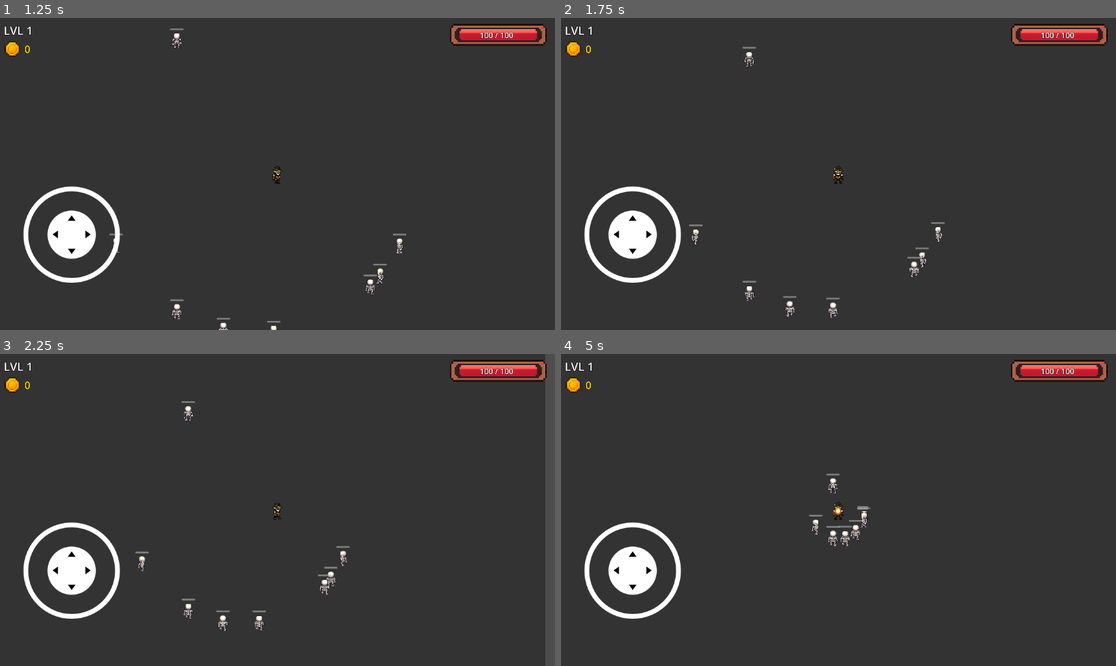
Above: before the commit, frames 1-4 (two rows, left to right).
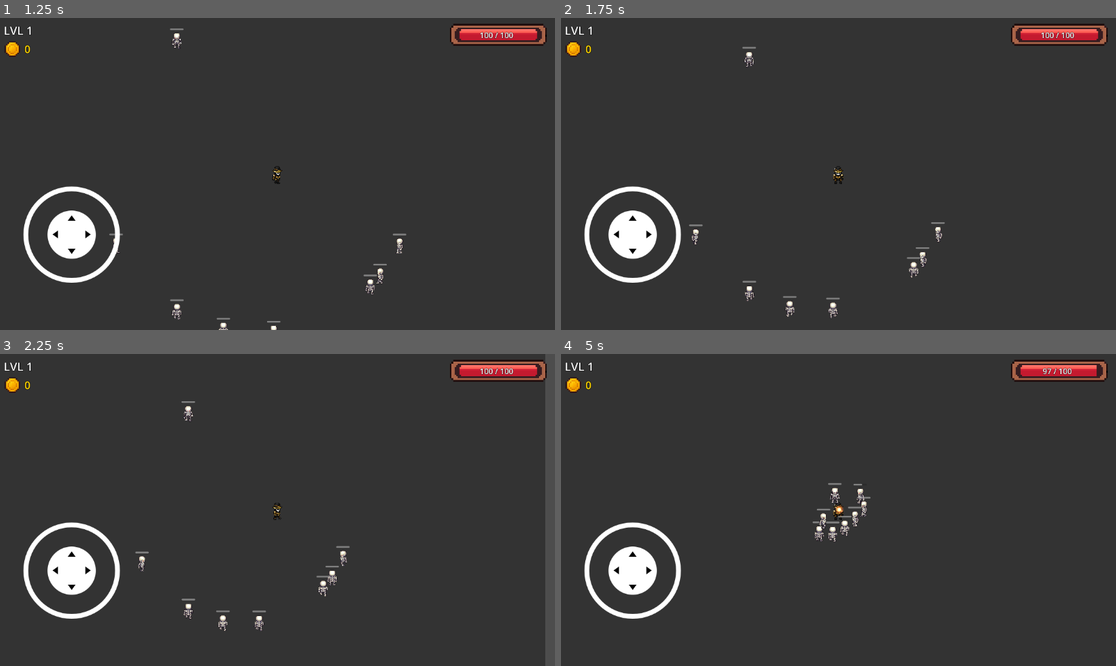
Above: after the commit, the same moments.

Repository: ondrajasnik/RocnikovyProjekt
Game: Godot game, scene res://scenes/main.tscn
Same seed, same stepped clock (60 frames per second), same inputs: the game is played once before the commit and once after it.
Inputs (mouse positions are in pixels of both pictures, inside the frame that each line leads up to):
- Up to frame 1 (1.25 s): tap Enter at 0.5 s; move the mouse to (399, 158) at 0.52 s; hold Right (ui_right) from 0.53 s (still down); click (399, 158) at 0.67 s
- Up to frame 2 (1.75 s): release Right (ui_right) at 1.25 s; drag from (727, 189) to (960, 242) at 1.27 s
- Up to frame 3 (2.25 s): move the mouse to (333, 441) at 2.02 s; hold Right (ui_right) from 2.03 s (still down)
- Up to frame 4 (5 s): release Right (ui_right) at 2.75 s; drag from (810, 572) to (683, 553) at 2.77 s; move the mouse to (1005, 556) at 3.52 s; hold Left (ui_left) 3.53-4.25 s; drag from (672, 463) to (871, 519) at 4.27 s

Frame 1 is identical in both runs. In frame 2, 0.1% of the frame differs, in the area x 62-67%, y 73-84%; in frame 3, 0.2%; in frame 4, 0.9%, in the area x 44-97%, y 4-62%.

Commit message:
Improve enemy AI - enemies push towards player and don't overlap

Diff:
--- a/scenes/enemy.tscn
+++ b/scenes/enemy.tscn
@@ -88,7 +88,7 @@
 [node name="Enemy" type="RigidBody2D"]
 script = ExtResource("1")
 collision_layer = 2
-collision_mask = 1
+collision_mask = 3
 gravity_scale = 0.0
 lock_rotation = true
 linear_damp = 5.0
--- a/scripts/enemy.gd
+++ b/scripts/enemy.gd
@@ -17,6 +17,7 @@
 var attack_range: float = 80.0
 var detection_range: float = 200.0
 var difficulty_multiplier: float = 1.0  # Zvyšuje se s časem/vlnami
+var min_distance_to_player: float = 20.0  # Minimální vzdálenost od hráče
 
 var player = null
 var attack_timer: float = 0.0
@@ -36,6 +37,10 @@
 	detection_area.body_exited.connect(_on_detection_area_body_exited)
 	_apply_difficulty()
 	_update_health_bar()
+
+	# Nastavení kolizí - nepřátelé se budou navzájem odpuzovat
+	collision_layer = 2  # Nepřátelé jsou na layer 2
+	collision_mask = 3   # Kolidují s hráčem (layer 1) a jinými nepřáteli (layer 2)
 
 func _apply_difficulty():
 	# Aplikuje difficulty multiplier na statistiky
@@ -60,14 +65,16 @@
 	var direction = (player.global_position - global_position).normalized()
 	var distance = global_position.distance_to(player.global_position)
 
-	# Pohyb k hráči, ale zastaví se v attack_range
-	if distance > attack_range:
+	# Pohyb k hráči - UPRAVENO: tlačí se co nejblíž (ne zastavení v attack_range)
+	if distance > min_distance_to_player:
 		linear_velocity = direction * move_speed
 		_play_walk_animation(direction)
-		is_attacking = false
 	else:
-		linear_velocity = Vector2.ZERO
-		is_attacking = true
+		# Pokud je moc blízko, trochu zpomal ale nepřestaň se tlačit
+		linear_velocity = direction * move_speed * 0.3
+
+	# Je v dosahu útoku?
+	is_attacking = distance <= attack_range
 
 func _update_attack(delta):
 	# Aktualizuje attack timer a útočí podle attack_speed
@@ -109,7 +116,6 @@
 	if distance <= attack_range:
 		if player.has_method("take_damage"):
 			player.take_damage(damage)
-			print("Enemy dealt ", damage, " damage! Player HP: ", player.current_hp)
 
 func _on_detection_area_body_entered(body):
 	if body.name == "PlayerMage":
